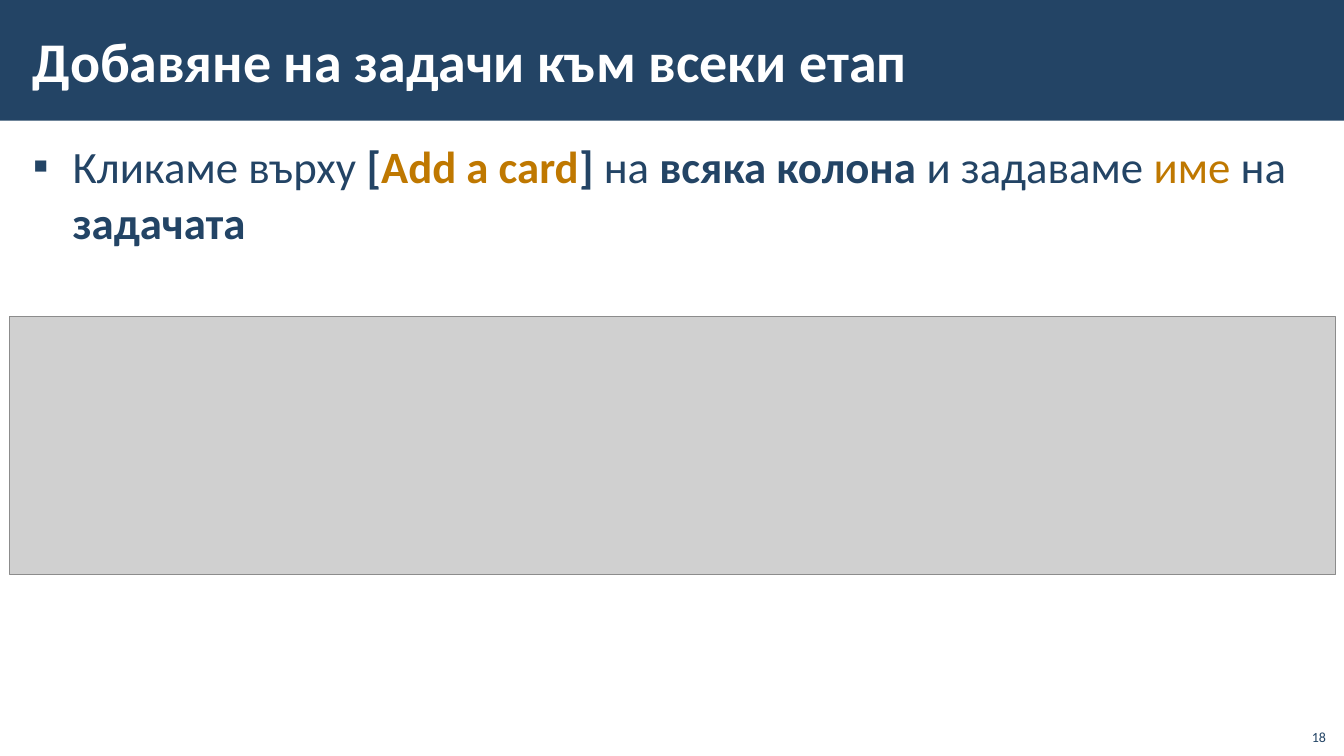
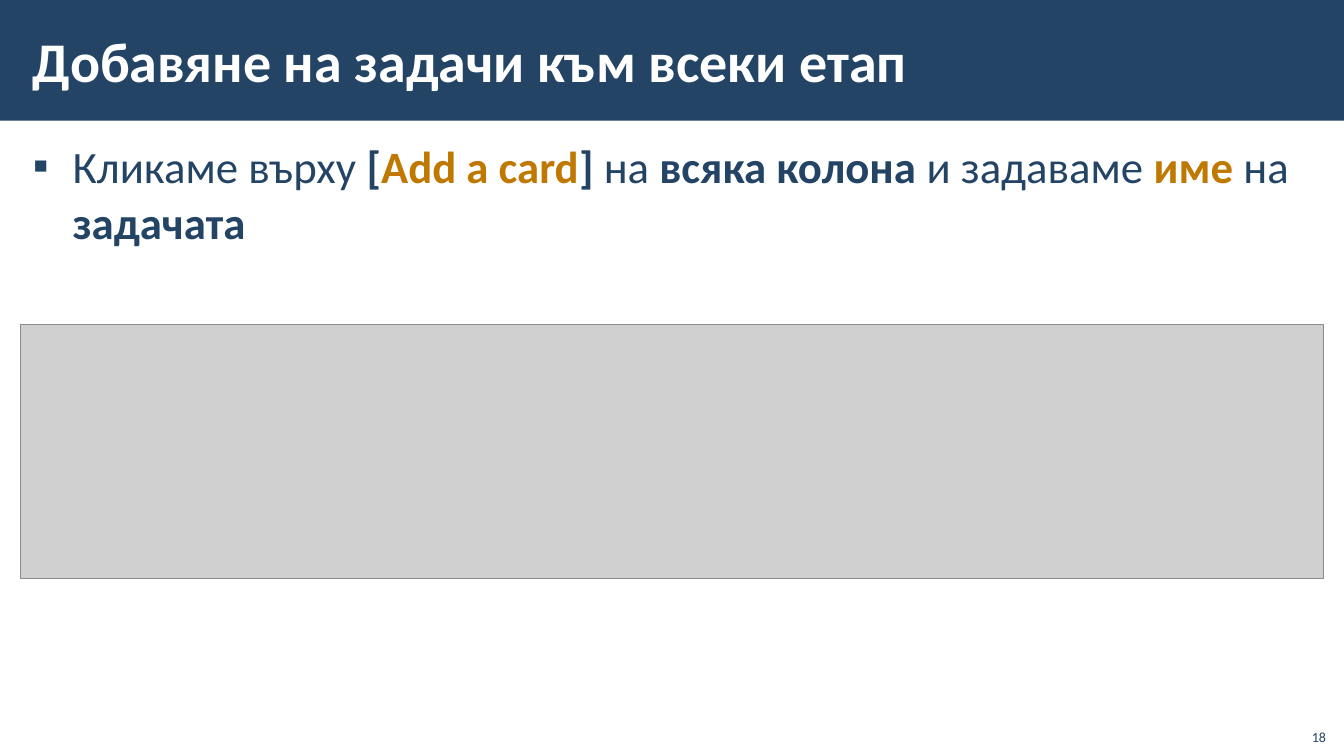
Before and after one commit to BG-IT-Edu/School-Programming, a slide deck: slide 18 of Courses/Software-Sciences/IT-Module-4-Problem-Solving-with-ICT/03-Iterative-(Cyclical)-Models/03-Iterative-(Cyclical)-Models.pptx. Drawn at 1344x756 pixels with LibreOffice and Linux fonts; fonts in the diff are those of the drawing; grey boxes stand for pictures; background and template pictures are left out. Boxes give left, top, right and bottom in pixels: in the first picture for what was removed or moved away, otherwise in the second. Text is boxed around its words. In the diff, an @@ line names an element or a change of style, - is before the commit and + after.

```diff
--- a/Courses/Software-Sciences/IT-Module-4-Problem-Solving-with-ICT/03-Iterative-(Cyclical)-Models/03-Iterative-(Cyclical)-Models.pptx
+++ b/Courses/Software-Sciences/IT-Module-4-Problem-Solving-with-ICT/03-Iterative-(Cyclical)-Models/03-Iterative-(Cyclical)-Models.pptx
@@ text "Кликаме върху [Add a card] ..." at (73, 150, 1288, 247): bold on in "име" @@
@@ picture: place and size @@
-picture at (10, 318, 1337, 576)
+picture at (21, 325, 1324, 578)
```
